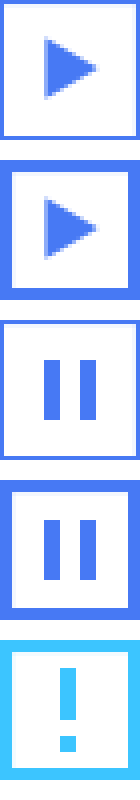
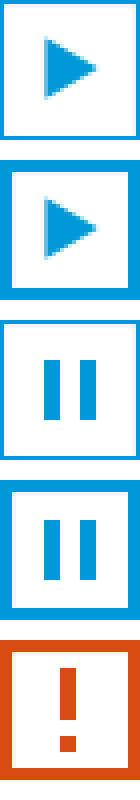
The second 140 x 800 image is a revision of the first. Changes to its layers:
painted on "Buttons 2" over bbox(0, 0, 140, 780)
